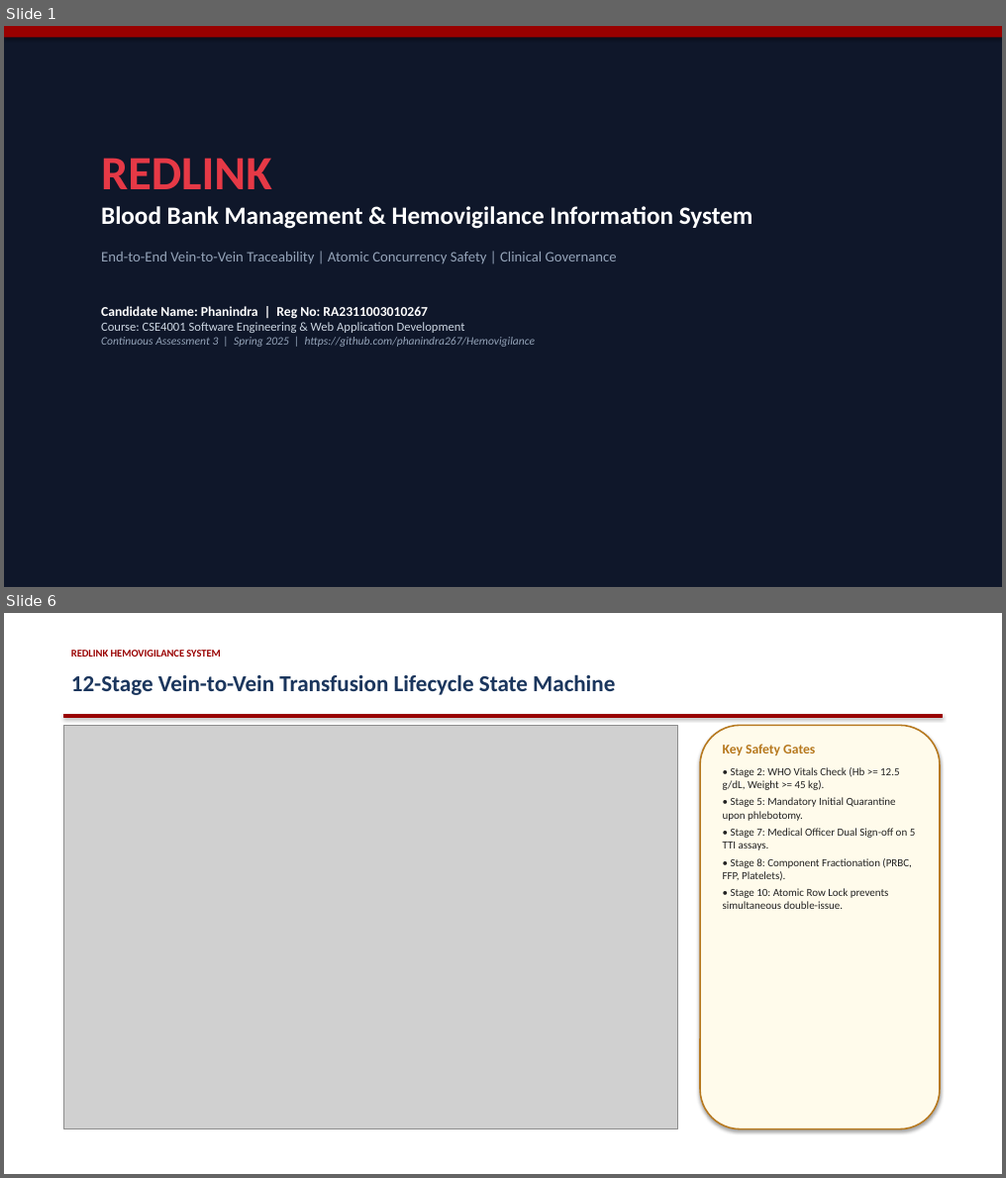
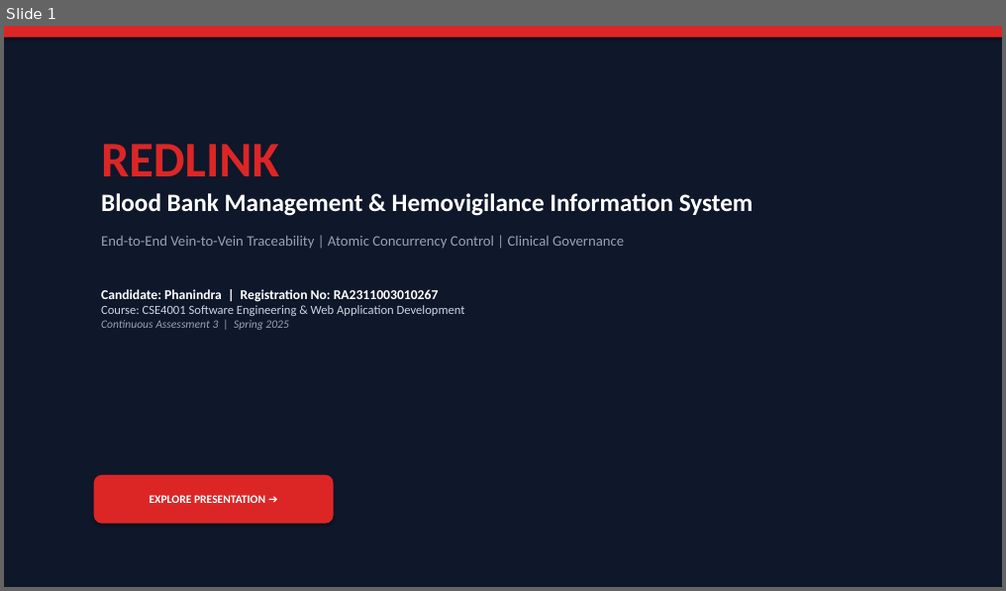
Before and after one commit to phanindra267/Hemovigilance, a slide deck: docs/ProjectPresentation.pptx. Shown one above the other, each under a label of ours: slides 1 and 6 before the commit, slide 1 after it; the slides between them are not shown. The pictures are 1006x1178 and 1006x591 pixels, drawn with LibreOffice and Linux fonts; fonts in the diff are those of the drawing; grey boxes stand for pictures. Boxes give left, top, right and bottom in pixels: in the first picture for what was removed or moved away, otherwise in the second. Text is boxed around its words. In the diff, an @@ line names an element or a change of style, - is before the commit and + after.

Commit message:
feat(presentation): deliver interactive 22-slide master presentation with clickable navigation, live UI screenshots, and infographics

```diff
--- a/docs/ProjectPresentation.pptx
+++ b/docs/ProjectPresentation.pptx
@@ slide 6 removed at <box>4,613,1002,1174</box>, background #FFFFFF @@
@@ text removed at <box>71,650,220,657</box> @@
-REDLINK HEMOVIGILANCE SYSTEM
@@ text removed at <box>71,674,615,695</box> @@
-12-Stage Vein-to-Vein Transfusion Lifecycle State Machine
@@ rectangle removed at <box>63,714,943,717</box> @@
@@ picture removed at <box>63,725,678,1130</box> @@
@@ rounded rectangle removed at <box>700,725,940,1130</box> @@
@@ text removed at <box>723,744,916,909</box> @@
-Key Safety Gates
-• Stage 2: WHO Vitals Check (Hb >= 12.5 g/dL, Weight >= 45 kg).
-• Stage 5: Mandatory Initial Quarantine upon phlebotomy.
-• Stage 7: Medical Officer Dual Sign-off on 5 TTI assays.
-• Stage 8: Component Fractionation (PRBC, FFP, Platelets).
-• Stage 10: Atomic Row Lock prevents simultaneous double-issue.
@@ slide 1 changed as well @@
@@ rectangle at <box>4,26,1002,37</box>: fill #990000 to #DC2626 @@
@@ text "REDLINK": place and size @@
-text "REDLINK" at <box>101,158,753,347</box>
+text "REDLINK" at <box>101,144,753,330</box>
@@ text at <box>101,144,753,216</box>: size 46 to 48 pt, text colour #E63946 to #DC2626 in "REDLINK"; less space between paragraphs @@
@@ text at <box>101,236,624,302</box>: text changed @@
-End-to-End Vein-to-Vein Traceability | Atomic Concurrency Safety | Clinical Governance
-Candidate Name: Phanindra | Reg No: RA2311003010267
+End-to-End Vein-to-Vein Traceability | Atomic Concurrency Control | Clinical Governance
+Candidate: Phanindra | Registration No: RA2311003010267
@@ text at <box>101,320,288,330</box>: text changed @@
-Continuous Assessment 3 | Spring 2025 | https://github.com/phanindra267/Hemovigilance
+Continuous Assessment 3 | Spring 2025
@@ rounded rectangle added at <box>94,475,334,524</box>, fill #DC2626, 11 pt, text #FFFFFF, bold @@
+EXPLORE PRESENTATION ➔
```
Also in this commit, not shown: 4 other slides changed, 17 slides added, 14 other slides removed, 7 other files.
